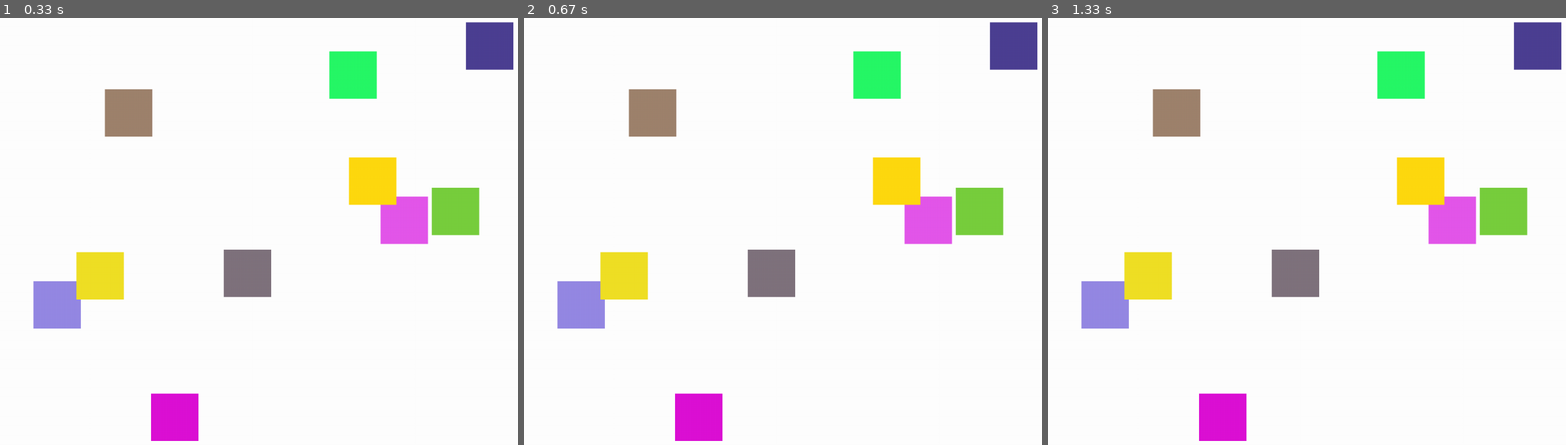
Above: before the commit, frames 1-3 (left to right).
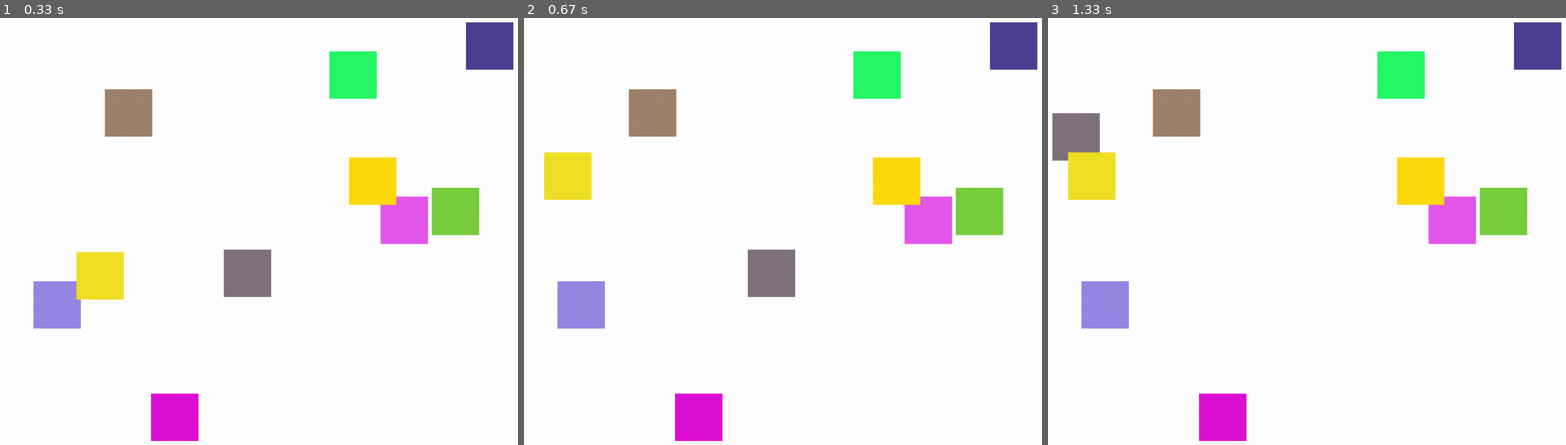
Above: after the commit, the same moments.

Repository: AmaralVinicius/pygame-tutorials
Game: pygame game, started from drag and drop/main.py
Two runs of this game, one before a commit and one after it. Both use one fixed random seed, a clock stepped at 60 frames per second and the inputs below.
Inputs (mouse positions are in pixels of both pictures, inside the frame that each line leads up to):
- Up to frame 1 (0.33 s): no input
- Up to frame 2 (0.67 s): press the mouse at (622, 274) at 0.37 s; move the mouse to (596, 227) at 0.47 s; release the mouse at (565, 175) at 0.6 s
- Up to frame 3 (1.33 s): press the mouse at (1296, 274) at 0.7 s; move the mouse to (1182, 205) at 0.8 s; release the mouse at (1073, 137) at 0.93 s

Frame 1 is identical in both runs. In frame 2, 2.1% of the frame differs, in the area x 3-24%, y 31-66%; in frame 3, 4.0%, in the area x 0-53%, y 22-66%.

Commit message:
Drag and Drop - improvement
Improved drag and drop mechanics

Diff:
--- a/drag and drop/main.py
+++ b/drag and drop/main.py
@@ -23,17 +23,30 @@
         self.image.fill(color)
         self.rect = self.image.get_rect()
         self.rect.topleft = pos
+        self.hover = False
+        self.clicked = False
 
     def update(self):
-        # Funções de drag and drop
+        # Estado de sobreposição do mouse sobre objeto (hover)
         if self.rect.collidepoint(pygame.mouse.get_pos()) and not pygame.mouse.get_pressed()[0]:
             self.hover = True
-        if not self.rect.collidepoint(pygame.mouse.get_pos()):
-            self.hover = False
+        if self.hover and not self.rect.collidepoint(pygame.mouse.get_pos()):
+            if not pygame.mouse.get_pressed()[0]:
+                self.hover = False
 
+        # Estado de click do mouse sobre objeto (clicked)
         if self.hover and pygame.mouse.get_pressed()[0]:
-            # Atualiza a posição do objeto para a posição do mouse
-            self.rect.center = pygame.mouse.get_pos()
+            if not self.clicked:
+                self.clicked = True
+                # Define a posição do click usando a diferença do centro do objeto, e da posição do mouse ao clicar
+                self.point_clicked = (self.rect.centerx - pygame.mouse.get_pos()[0], self.rect.centery - pygame.mouse.get_pos()[1])
+        else:
+            self.clicked = False
+
+        # Move o objeto com base na posição do click adicionando a posição do mouse, e a diferença calculada ao clicar
+        if self.clicked:
+            self.pos = (pygame.mouse.get_pos()[0] + self.point_clicked[0], pygame.mouse.get_pos()[1] + self.point_clicked[1])
+            self.rect.center = self.pos
 
 # Object gruop
 objects_group = pygame.sprite.Group()
